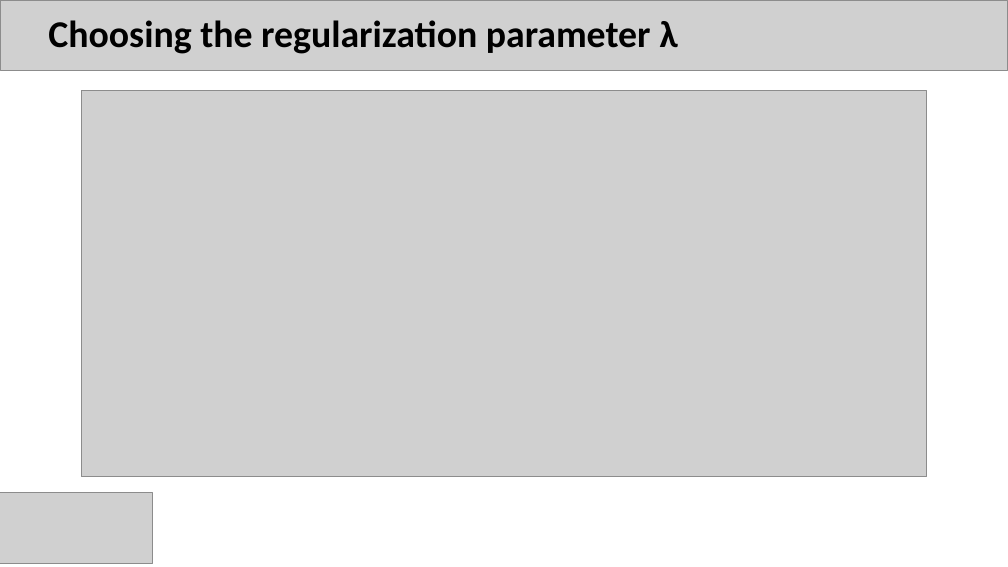
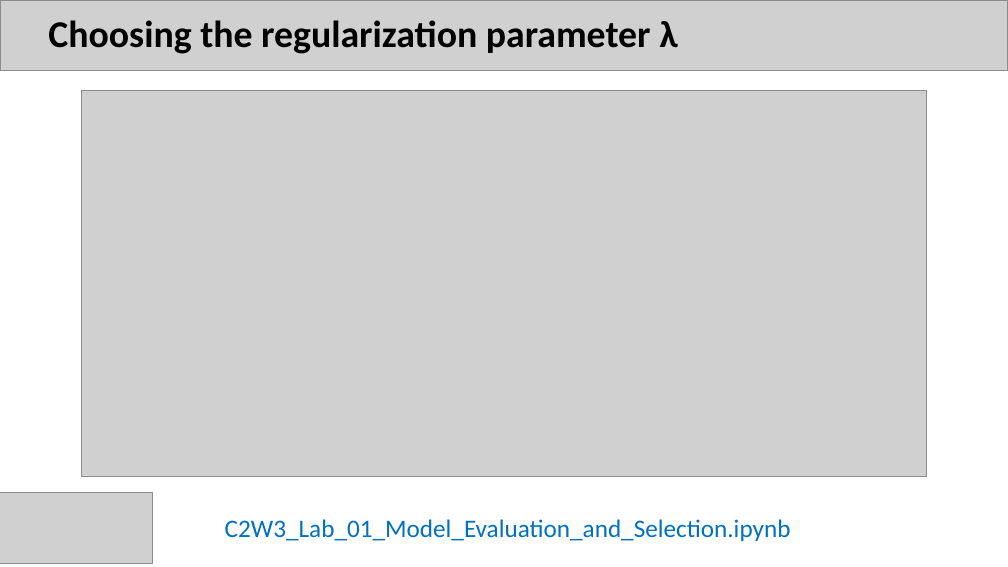
Before and after one commit to fabioantonini/introduction-machine-learning-for-engineers, a slide deck: slide 21 of Lectures/NeuralNetworks/w3/Slides/AdviceForApplyingMachineLearning.ppt. Drawn at 1008x567 pixels with LibreOffice and Linux fonts; fonts in the diff are those of the drawing; grey boxes stand for pictures. Boxes give left, top, right and bottom in pixels: in the first picture for what was removed or moved away, otherwise in the second. Text is boxed around its words. In the diff, an @@ line names an element or a change of style, - is before the commit and + after.

```diff
--- a/Lectures/NeuralNetworks/w3/Slides/AdviceForApplyingMachineLearning.ppt
+++ b/Lectures/NeuralNetworks/w3/Slides/AdviceForApplyingMachineLearning.ppt
@@ text added at (225, 519, 791, 541), 24 pt, text #0070C0 @@
+C2W3_Lab_01_Model_Evaluation_and_Selection.ipynb
```
Also in this commit, not shown: 11 slides added.
